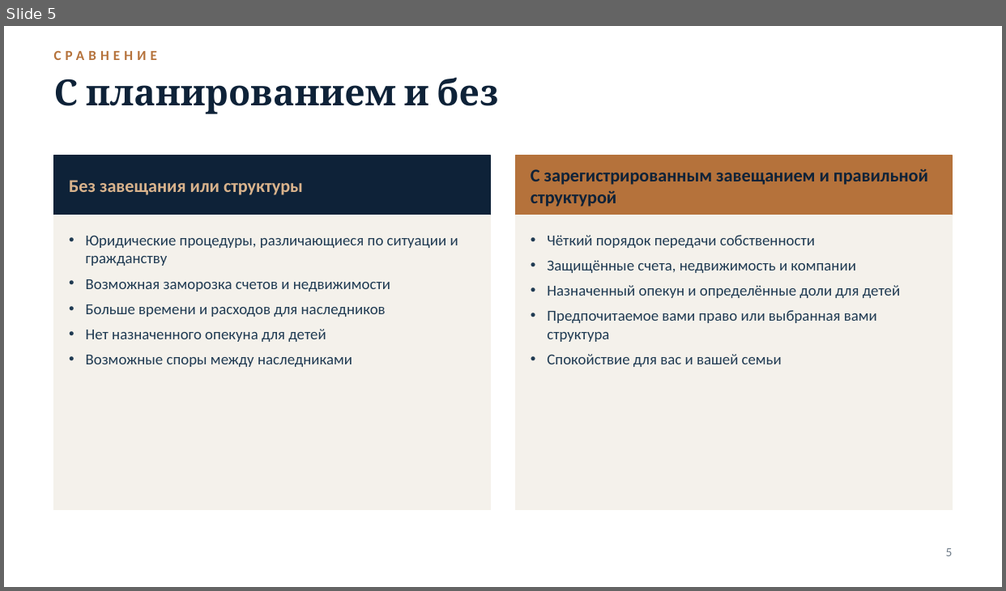
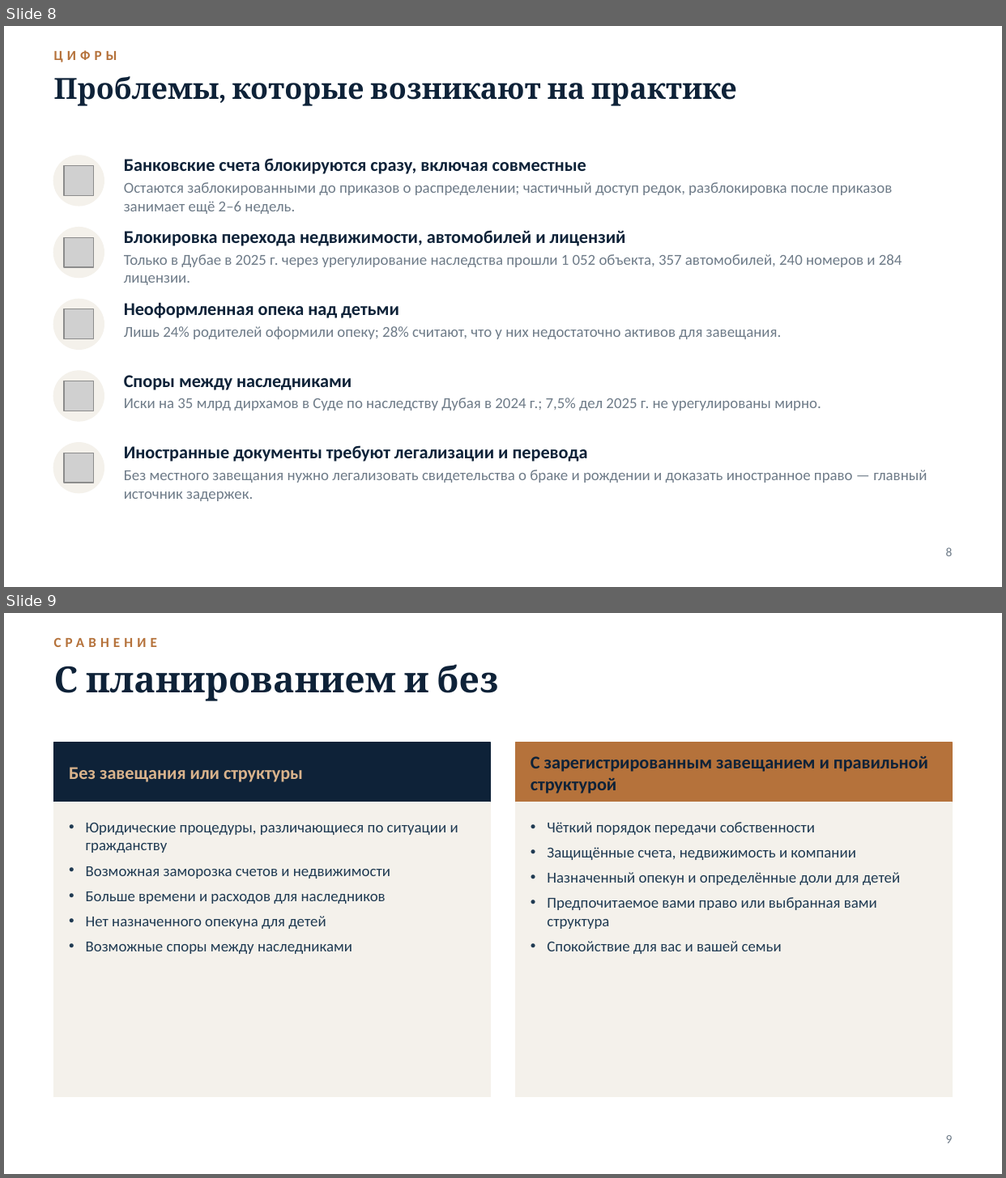
Before and after one commit to abdalmonemalmousa-prog/aa, a slide deck: presentations/04_Client_Consultation_Walkthrough_RU.pptx. Shown one above the other, each under a label of ours: slide 5 before the commit, slides 8 and 9 after it. The pictures are 1006x591 and 1006x1178 pixels, drawn with LibreOffice and Linux fonts; fonts in the diff are those of the drawing; grey boxes stand for pictures; background and template pictures are left out. Boxes give left, top, right and bottom in pixels: in the first picture for what was removed or moved away, otherwise in the second. Text is boxed around its words. In the diff, an @@ line names an element or a change of style, - is before the commit and + after.

```diff
--- a/presentations/04_Client_Consultation_Walkthrough_RU.pptx
+++ b/presentations/04_Client_Consultation_Walkthrough_RU.pptx
@@ slide 8 added at [4,26,1002,587], background #FFFFFF @@
@@ text added at [54,50,117,62], 10 pt, text #B5723B, bold @@
+ЦИФРЫ
@@ text added at [54,76,737,106], 21 pt, text #0E2238, bold @@
+Проблемы, которые возникают на практике
@@ ellipse added at [54,156,104,206], fill #F4F1EB, outline #F4F1EB 1 pt @@
@@ picture added at [64,165,94,195] @@
@@ text added at [124,158,892,214], 11 pt, text #6E7B88 @@
+Банковские счета блокируются сразу, включая совместные
+Остаются заблокированными до приказов о распределении; частичный доступ редок, разблокировка после приказов занимает ещё 2–6 недель.
@@ ellipse added at [54,228,104,277], fill #F4F1EB, outline #F4F1EB 1 pt @@
@@ picture added at [64,237,94,267] @@
@@ text added at [124,230,902,285], 11 pt, text #6E7B88 @@
+Блокировка перехода недвижимости, автомобилей и лицензий
+Только в Дубае в 2025 г. через урегулирование наследства прошли 1 052 объекта, 357 автомобилей, 240 номеров и 284 лицензии.
@@ ellipse added at [54,300,104,349], fill #F4F1EB, outline #F4F1EB 1 pt @@
@@ picture added at [64,310,94,339] @@
@@ text added at [124,302,782,339], 11 pt, text #6E7B88 @@
+Неоформленная опека над детьми
+Лишь 24% родителей оформили опеку; 28% считают, что у них недостаточно активов для завещания.
@@ ellipse added at [54,371,104,421], fill #F4F1EB, outline #F4F1EB 1 pt @@
@@ picture added at [64,382,94,412] @@
@@ text added at [124,375,821,411], 11 pt, text #6E7B88 @@
+Споры между наследниками
+Иски на 35 млрд дирхамов в Суде по наследству Дубая в 2024 г.; 7,5% дел 2025 г. не урегулированы мирно.
@@ ellipse added at [54,443,104,493], fill #F4F1EB, outline #F4F1EB 1 pt @@
@@ picture added at [64,453,94,483] @@
@@ text added at [124,446,927,501], 11 pt, text #6E7B88 @@
+Иностранные документы требуют легализации и перевода
+Без местного завещания нужно легализовать свидетельства о браке и рождении и доказать иностранное право — главный источник задержек.
@@ page number added at [946,548,953,557], 9 pt, text #6E7B88 @@
+8
@@ what was slide 5 is now slide 9 @@
@@ page number at [946,1135,953,1144]: text changed @@
-5
+9
```
Also in this commit, not shown: 3 slides changed, 3 other slides added, 25 other files.
